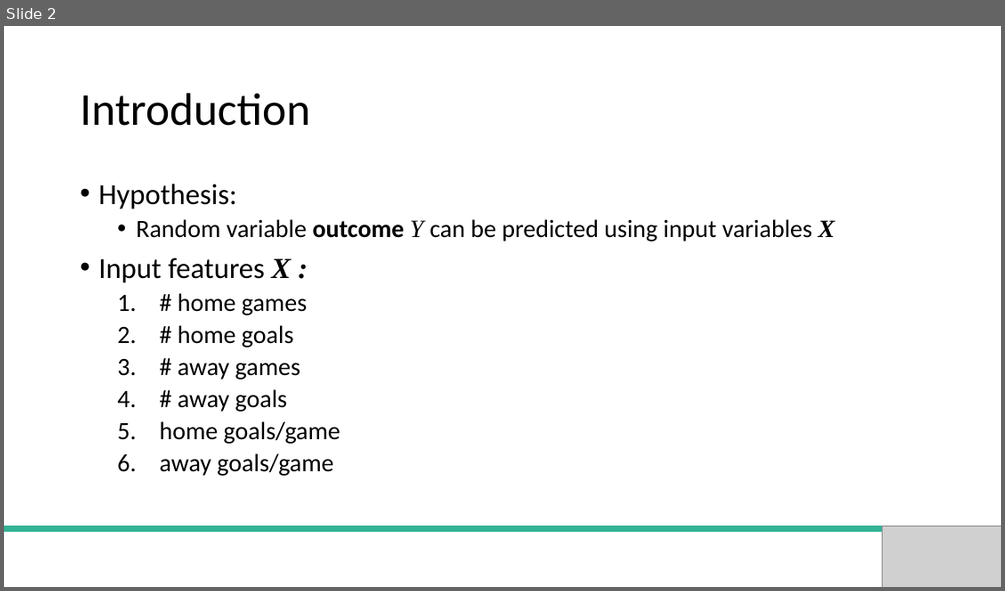
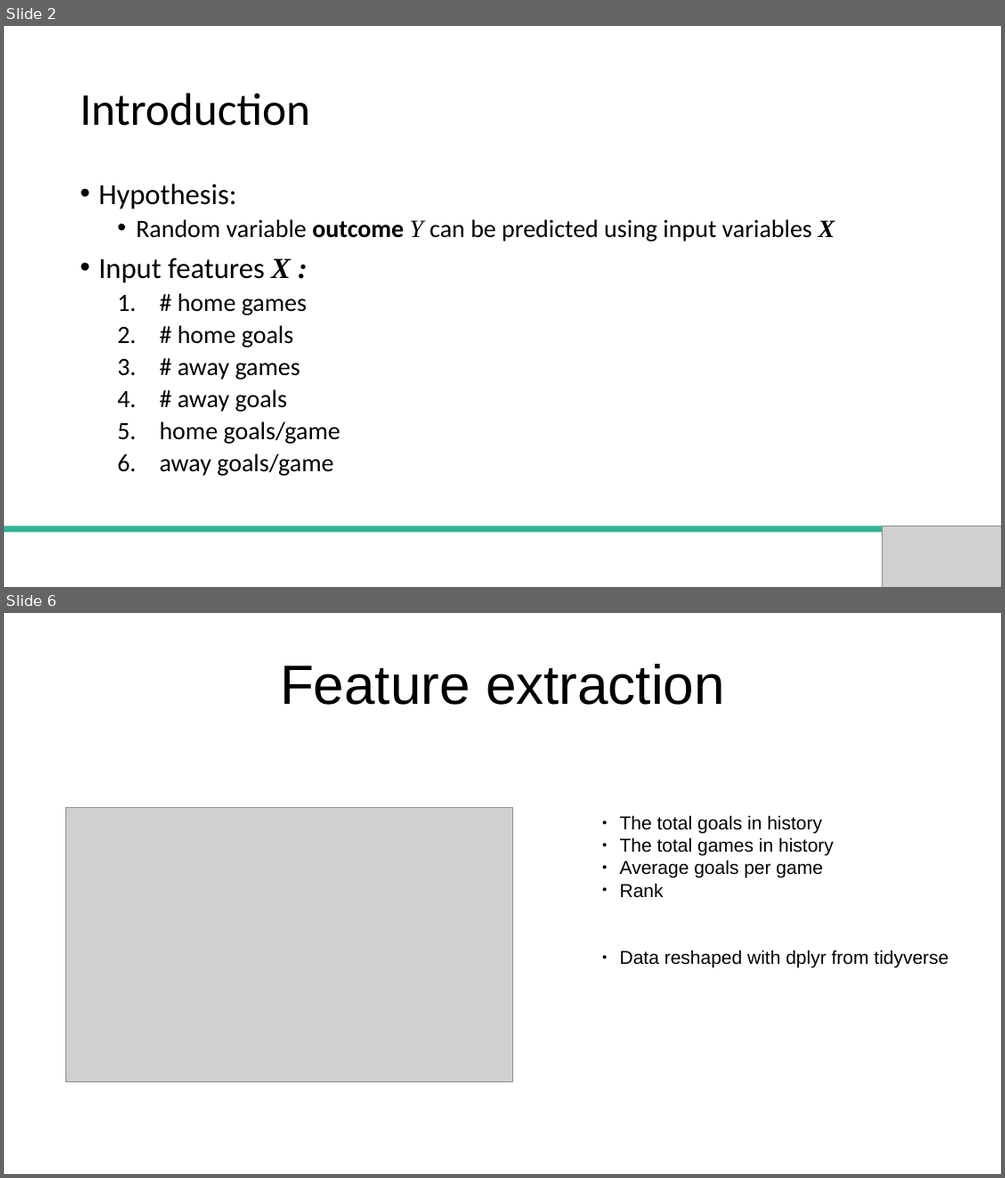
Before and after one commit to crocodoyle/QLS_Projects, a slide deck: Presentation.pptx. Shown one above the other, each under a label of ours: slide 2 before the commit, slides 2 and 6 after it; the slides between them are not shown. The pictures are 1005x591 and 1005x1178 pixels, drawn with LibreOffice and Linux fonts; fonts in the diff are those of the drawing; grey boxes stand for pictures. Boxes give left, top, right and bottom in pixels: in the first picture for what was removed or moved away, otherwise in the second. Text is boxed around its words. In the diff, an @@ line names an element or a change of style, - is before the commit and + after.

```diff
--- a/Presentation.pptx
+++ b/Presentation.pptx
@@ slide 6 added at (4, 613, 1001, 1174), background #FFFFFF @@
@@ text added at (280, 664, 725, 705), 53.2 pt, text #000000 @@
+Feature extraction
@@ picture added at (65, 807, 512, 1082) @@
@@ text added at (620, 815, 948, 968), 18 pt, text #000000 @@
+● The total goals in history
+● The total games in history
+● Average goals per game
+● Rank
+● Data reshaped with dplyr from tidyverse
```
Also in this commit, not shown: 3 other slides changed, 4 other slides added.
